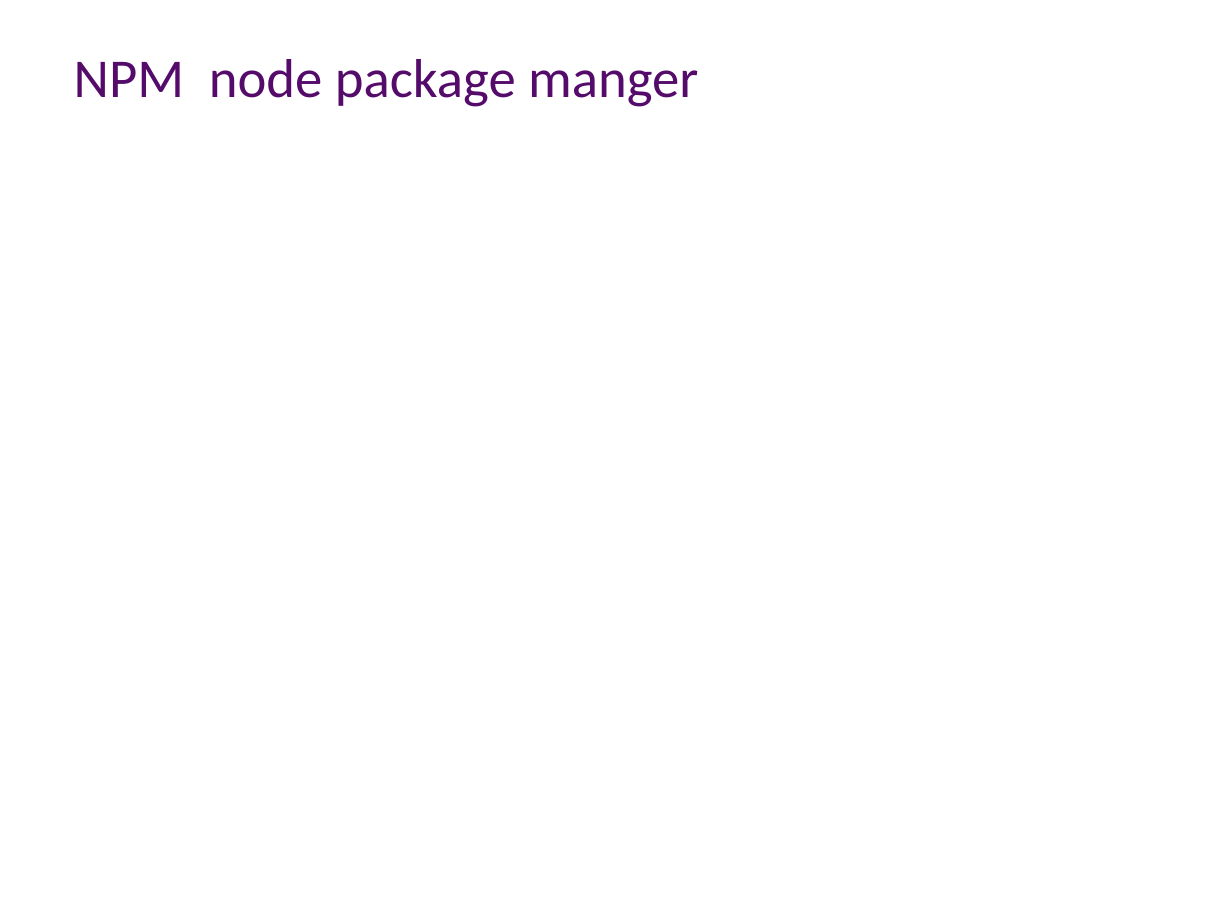
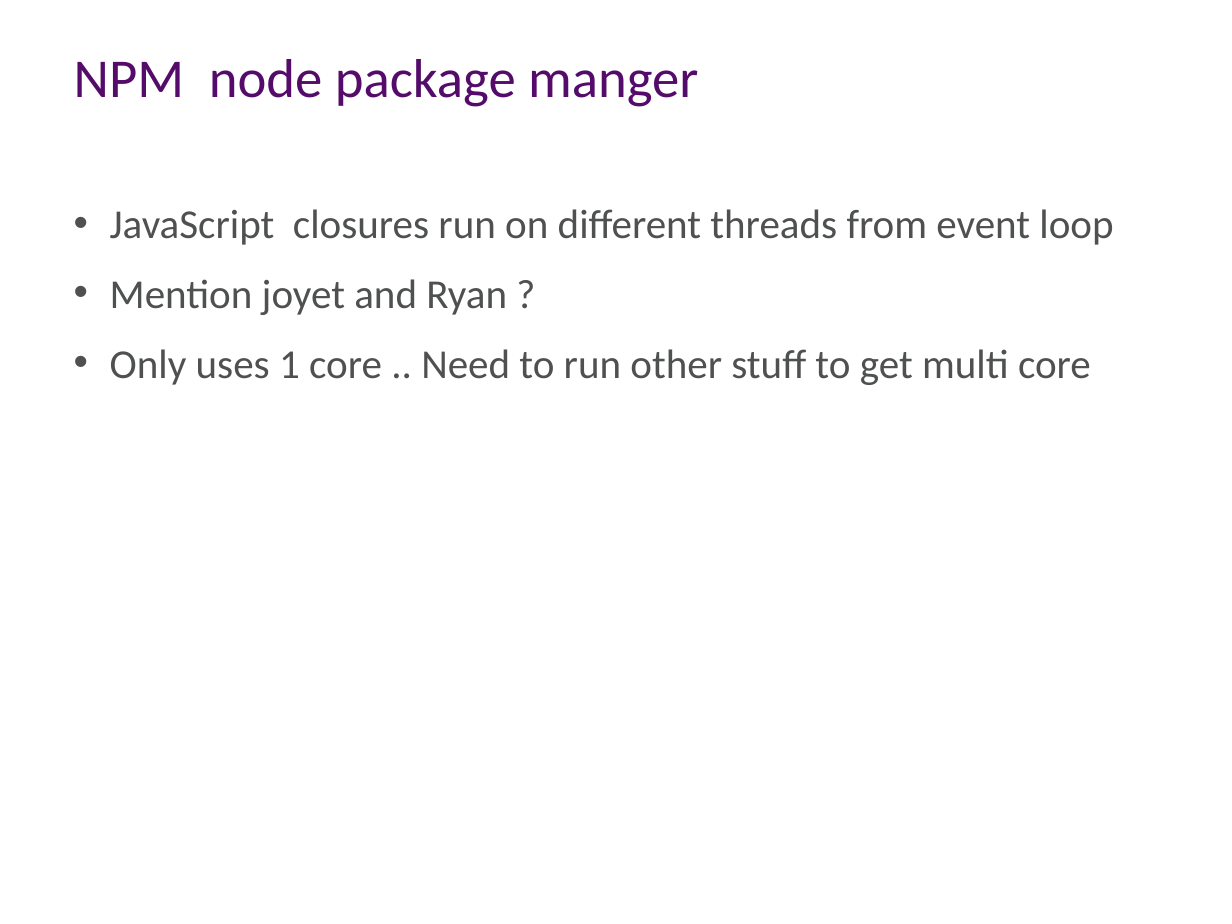
Before and after one commit to aidancasey/AzureNodeChatClient, a slide deck: slide 14 of presentation/Sydney Azure User Group - Node.js .pptx. Drawn at 1232x924 pixels with LibreOffice and Linux fonts; fonts in the diff are those of the drawing; background and template pictures are left out. Boxes give left, top, right and bottom in pixels: in the first picture for what was removed or moved away, otherwise in the second. Text is boxed around its words. In the diff, an @@ line names an element or a change of style, - is before the commit and + after.

```diff
--- a/presentation/Sydney Azure User Group - Node.js .pptx
+++ b/presentation/Sydney Azure User Group - Node.js .pptx
@@ text added at <box>110,209,1113,385</box>, 24 pt, text #4F5150 @@
+• JavaScript closures run on different threads from event loop
+• Mention joyet and Ryan ?
+• Only uses 1 core .. Need to run other stuff to get multi core
```
Also in this commit, not shown: 1 other slide changed.
